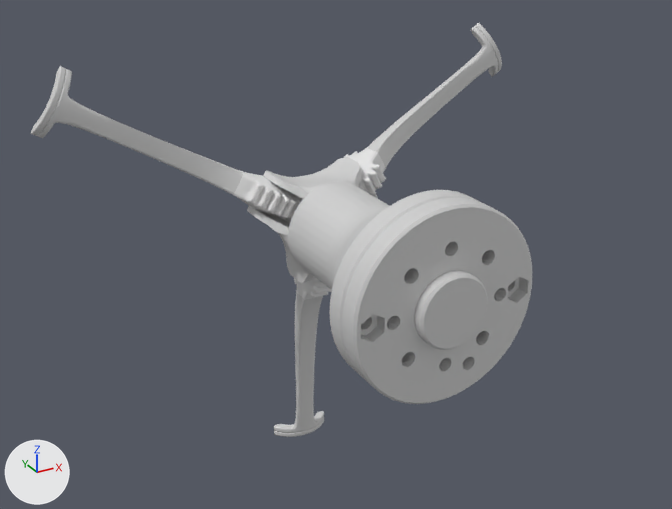
Two versions of the Blender file 3D filer/Gripper/Gripper.blend, one commit apart.
One viewpoint serves both versions: a 50 mm lens placed at (-193.0, -383.0, 164.0), pointed at (-17.0, -63.0, 4.0). The lights are fixed; the arrows at lower left show +X, +Y and +Z.

The first picture shows 'Flange', 'GripperFinger_01', 'GripperFinger_02', 'GripperFinger_03', 'base'.
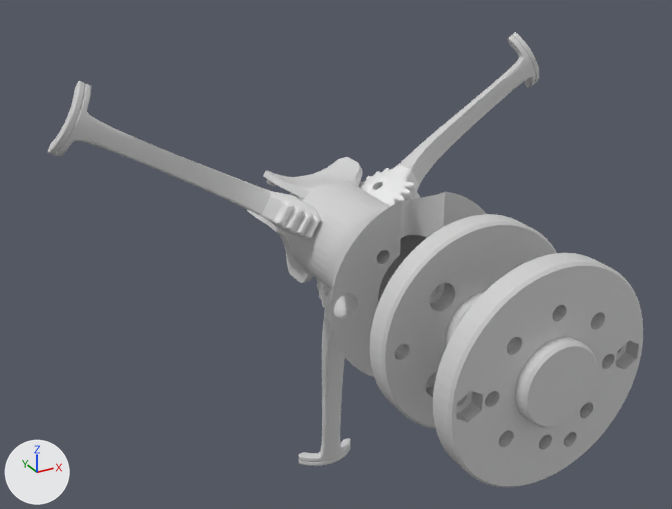
Boxes [x1, y1, x2, y2] around the edits, measured in the pictures (672 x 509 px):
'Flange', moved: before [342, 198, 532, 404]; after [433, 253, 643, 487]
'base', reshaped: before [247, 157, 482, 377]; after [247, 157, 486, 377]
'base.001', added: after [370, 214, 557, 429]
'GripperFinger_02', moved: before [31, 66, 301, 219]; after [48, 81, 321, 239]
'GripperFinger_03', moved: before [336, 23, 502, 195]; after [359, 32, 539, 206]
'GripperFinger_01', moved: before [274, 276, 331, 437]; after [299, 278, 350, 466]
part 1 of me_gripper_v1_001, deleted: before [329, 190, 482, 377]

What the commit changed:
me_gripper_v1_001 has 3078 vertices, 3897 faces and spans x -42.0..41.9, y -42.0..42.0, z 0.0..117.0.
me_gripper_v1_001 is used by ob_base; location (0.0, 0.0, 0.0); rotation (1.571, 0.0, 0.0), in degrees (90, 0, 0).
me_gripper_v1_001 part 1: the loose piece of 875 vertices spanning x -42.0..41.9, y -42.0..42.0, z 102.0..117.0 is deleted.
Mesh me_gripper_v1_002 is new.
It has 875 vertices, 997 faces and spans x -42.0..41.9, y -42.0..42.0, z 102.0..117.0.
It uses material mat_160_160_160 (light grey #d0d0d0).
Object 'Flange' (ob_flange) moves from (0.0, 0.0, 0.0) to (0.0, -60.0, 0.0).
Object 'GripperFinger_03' (ob_gripperfinger_03) moves from (23.4, -5.7, 13.5) to (23.4, -35.8, 13.5).
Object 'GripperFinger_02' (ob_gripperfinger_02) moves from (-23.4, -5.8, 13.5) to (-23.4, -35.8, 13.5).
Object 'GripperFinger_01' (ob_gripperfinger_01) moves from (0.0, -5.7, -27.2) to (0.0, -35.7, -27.2).
Object 'base.001' (ob_base_001) is new; it shows me_gripper_v1_002.
Its location is (0.0, -30.0, 0.0).
Its rotation in degrees is (90, 0, 0).
